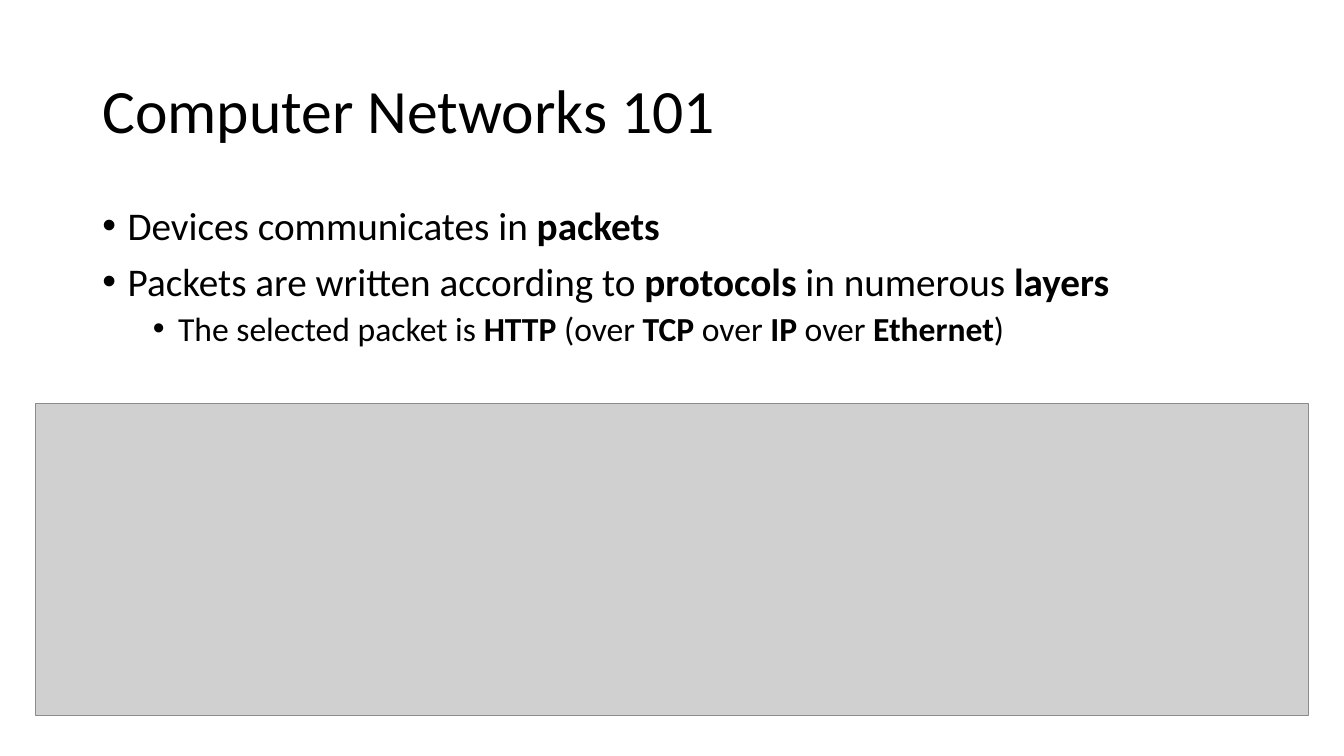
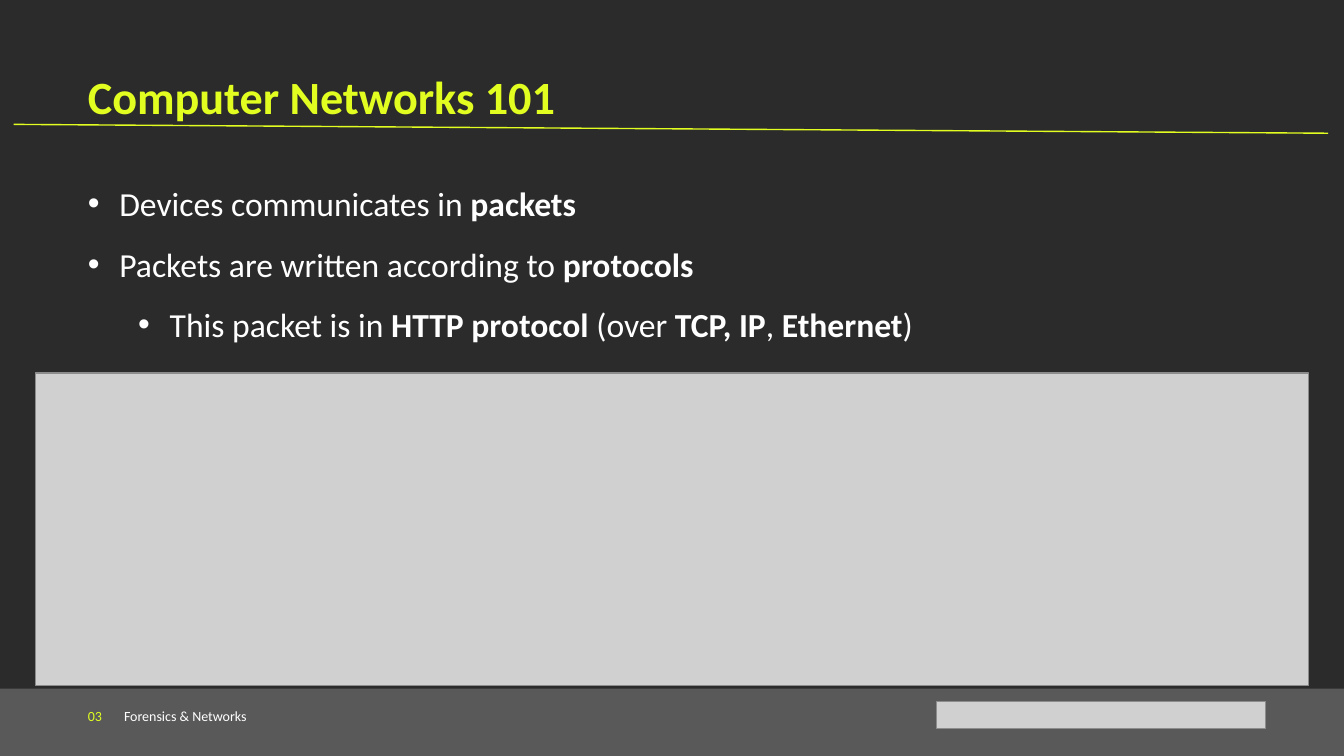
Before and after one commit to Cyanivde/technion-ctf, a slide deck: slide 10 of files/forensics-networks.pptx. Drawn at 1344x756 pixels with LibreOffice and Linux fonts; fonts in the diff are those of the drawing; grey boxes stand for pictures; background and template pictures are left out; a plain dark background stands for a picture behind light text. Boxes give left, top, right and bottom in pixels: in the first picture for what was removed or moved away, otherwise in the second. Text is boxed around its words. In the diff, an @@ line names an element or a change of style, - is before the commit and + after.

```diff
--- a/files/forensics-networks.pptx
+++ b/files/forensics-networks.pptx
@@ background #FFFFFF to picture (left out) @@
@@ text "Computer Networks 101": place and size @@
-text "Computer Networks 101" at [102, 90, 715, 143]
+text "Computer Networks 101" at [88, 81, 555, 126]
@@ text "Computer Networks 101" at [88, 81, 555, 126]: size 44 to 33 pt, text colour #000000 to #E2FE21, bold on; line spacing 0.9 to 1; vertical alignment middle to top @@
@@ line added from (14, 124) to (1329, 133), #E2FE21 1 pt @@
@@ text "Devices communicates in packets": place and size @@
-text "Devices communicates in packets" at [128, 212, 1109, 347]
+text "Devices communicates in packets" at [119, 192, 913, 343]
@@ text at [119, 192, 576, 222]: size 28 to 24 pt, text colour #000000 to #FFFFFF in "Devices communicates in packets"; indent changed; line spacing 0.9 to 1.5; less space between paragraphs @@
@@ text at [119, 253, 913, 343]: text changed; size 28 to 24 pt; text colour #000000 to #FFFFFF @@
-• Packets are written according to protocols in numerous layers
-  • The selected packet is HTTP (over TCP over IP over Ethernet)
+• Packets are written according to protocols
+  • This packet is in HTTP protocol (over TCP, IP, Ethernet)
@@ picture: place and size @@
-picture at [35, 403, 1308, 716]
+picture at [35, 373, 1308, 686]
@@ rectangle added at [0, 689, 1344, 756], fill #595959 @@
@@ text added at [88, 711, 246, 721], 10 pt, text #FFFFFF @@
+03 Forensics & Networks
@@ picture added at [937, 702, 1266, 729] @@
```
Also in this commit, not shown: 11 other slides changed, 3 slides added, 3 slides removed.
